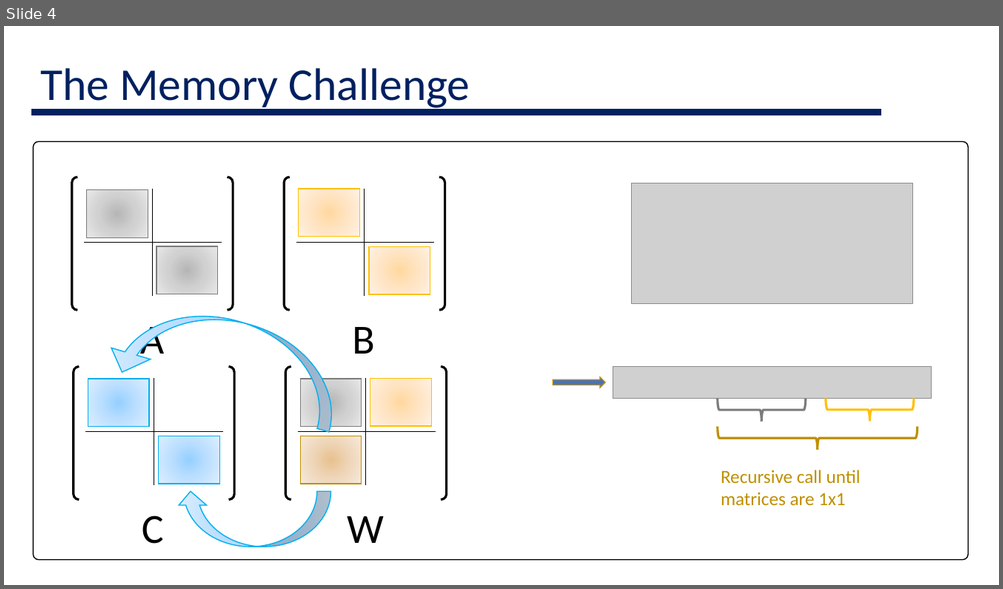
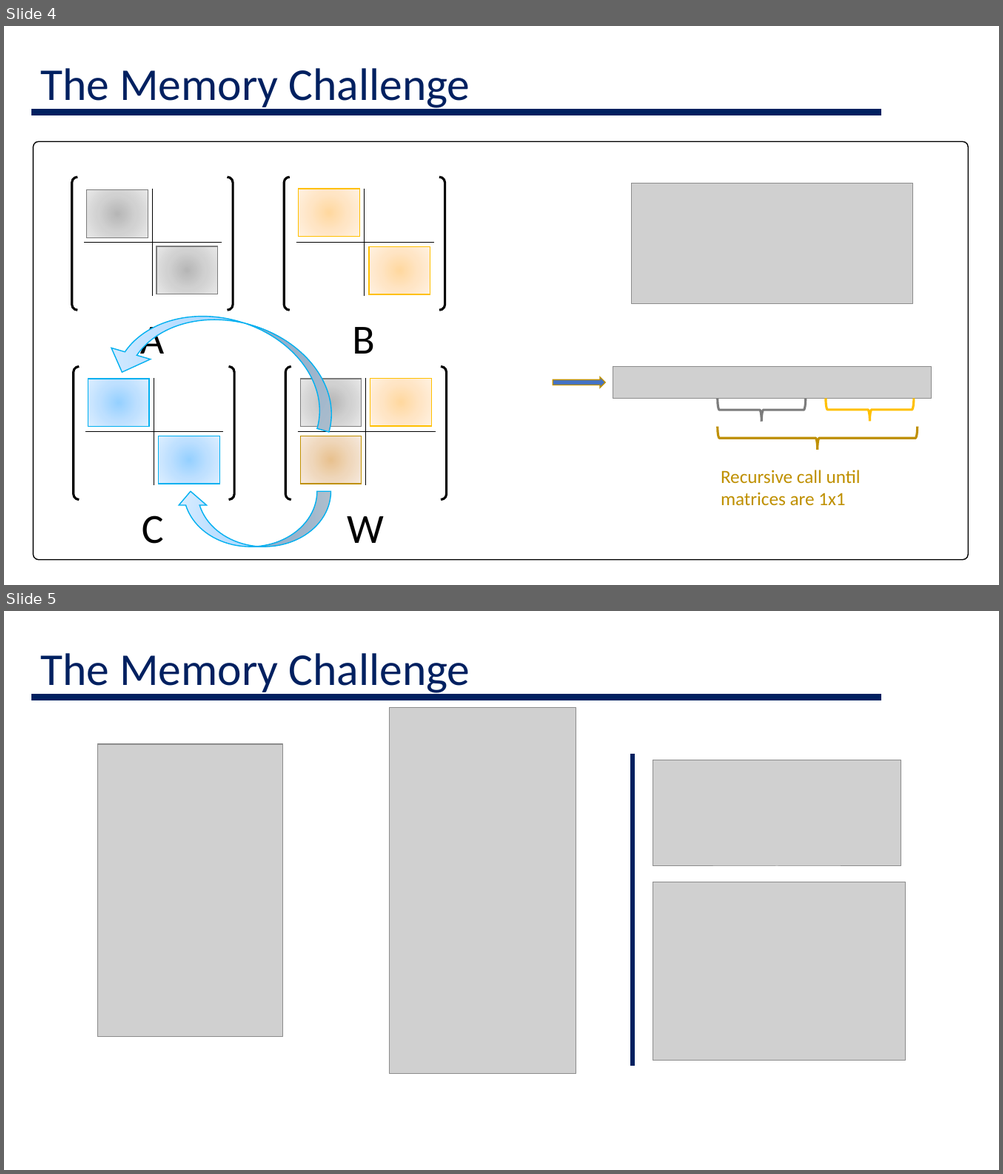
Before and after one commit to GenosW/Numerical-Computation, a slide deck: StrassenAlg/docu/The Strassen Algorithm_v2.pptx. Shown one above the other, each under a label of ours: slide 4 before the commit, slides 4 and 5 after it. The pictures are 1003x589 and 1003x1174 pixels, drawn with LibreOffice and Linux fonts; fonts in the diff are those of the drawing; grey boxes stand for pictures. Boxes give left, top, right and bottom in pixels: in the first picture for what was removed or moved away, otherwise in the second. Text is boxed around its words. In the diff, an @@ line names an element or a change of style, - is before the commit and + after.

Commit message:
powerpoint update
added runtime gfx and additional slide to memory challenge

```diff
--- a/StrassenAlg/docu/The Strassen Algorithm_v2.pptx
+++ b/StrassenAlg/docu/The Strassen Algorithm_v2.pptx
@@ slide 5 added at <box>4,611,999,1170</box>, background #FFFFFF; not listed: 1 template element that a slide beside it also shows @@
@@ text added at <box>40,653,470,696</box>, 44 pt, text #002060 @@
+The Memory Challenge
@@ picture added at <box>389,708,575,1074</box> @@
@@ picture added at <box>98,744,283,1038</box> @@
@@ rectangle added at <box>631,755,634,1066</box>, fill #002060, outline #002060 1 pt @@
@@ picture added at <box>652,760,901,867</box> @@
@@ picture added at <box>652,882,905,1060</box> @@
```
Also in this commit, not shown: 1 slide changed, 2 other files.
